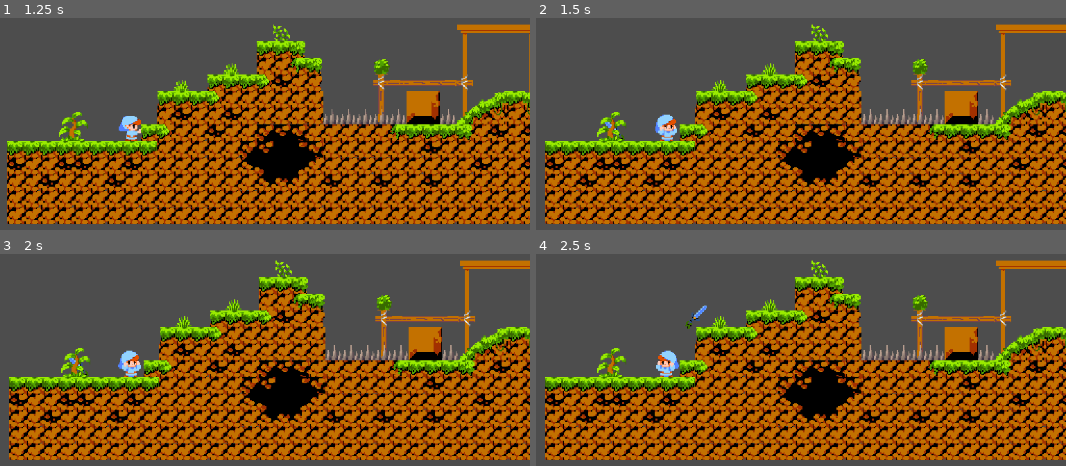
Above: before the commit, frames 1-4 (two rows, left to right).
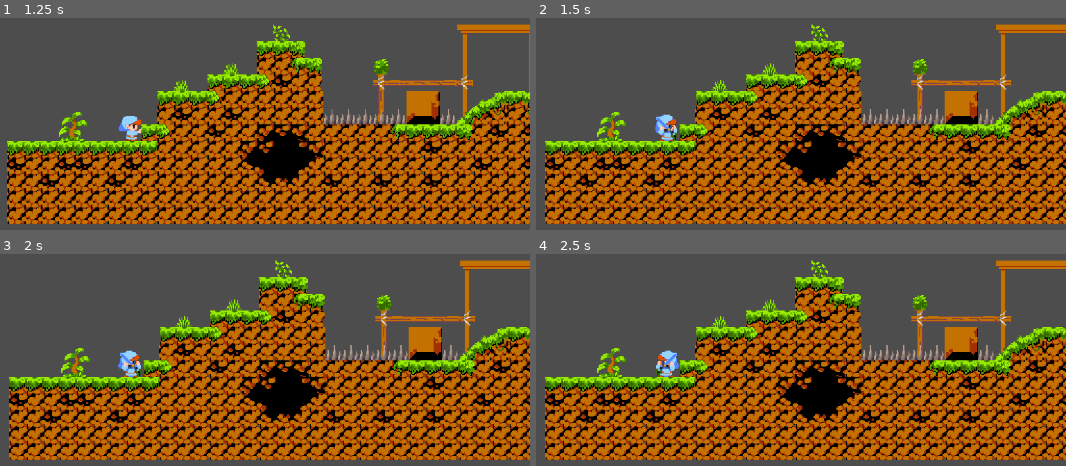
Above: after the commit, the same moments.

Repository: megaeonise/GMTK2023SwordofLegend
Game: Godot game, scene res://Tutorial_Plr.tscn
The game is run twice, just before and just after one commit, with the same random seed, the same clock (stepped at 60 frames per second) and the same inputs. This scene is started directly instead of the project's main scene.
Inputs (mouse positions are in pixels of both pictures, inside the frame that each line leads up to):
- Up to frame 1 (1.25 s): tap Enter (ui_accept) at 0.5, 0.77 s; move the mouse to (307, 107) at 0.52 s; press the mouse at (307, 107) at 0.53 s; hold Right (ui_right) from 0.53 s (still down)
- Up to frame 2 (1.5 s): keep holding Right (ui_right); move the mouse to (outside the picture) at 1.27 s; release the mouse at (outside the picture) at 1.28 s; right-click (outside the picture) at 1.35 s
- Up to frame 3 (2 s): keep holding Right (ui_right); tap Enter (ui_accept) at 1.52 s
- Up to frame 4 (2.5 s): tap Enter (ui_accept) at 2 s; move the mouse to (748, 266) at 2.02 s; release Right (ui_right) at 2.03 s; press the mouse at (748, 266) at 2.03 s; hold Left (ui_left) from 2.03 s (still down)

Frame 1 is identical in both runs. In frame 2, 0.2% of the frame differs, in the area x 13-27%, y 46-59%; in frame 3, 0.2%; in frame 4, 0.3%, in the area x 22-33%, y 24-59%.
Error after the commit: Parse Error: Expected statement, found "else" instead. (res://Characters/Sword.gd:41)

Commit message:
In progress assets and attack

Diff:
--- a/Characters/Player.gd
+++ b/Characters/Player.gd
@@ -1,5 +1,6 @@
 extends CharacterBody2D
 signal mode_change(mode)
+signal attack(damage)
 var speed = 200
 #regular = -1, chained = 1
 var mode = -1
--- a/Characters/Player.tscn
+++ b/Characters/Player.tscn
@@ -210,6 +210,9 @@
 shape = SubResource("RectangleShape2D_6p0km")
 disabled = true
 
+[node name="Attack Timer" type="Timer" parent="Sword/SwordCollision"]
+wait_time = 0.334
+
 [node name="Upgrade" type="Node2D" parent="."]
 
 [connection signal="mode_change" from="." to="Sword" method="_on_player_mode_change"]
--- a/Characters/Sword.gd
+++ b/Characters/Sword.gd
@@ -35,6 +35,8 @@
 ##			if global_sword.distance_to(global_hero)>radius:
 ##				position = (direction*radius)
 
+func sword_attack():
+	pass
 
 	else:
 		get_node('SwordCollision').set_disabled(true)
Not shown: 1 places in Characters/Player.tscn that only renumber resources
Not shown: 1 places in Tutorial_Plr.tscn that only renumber resources
